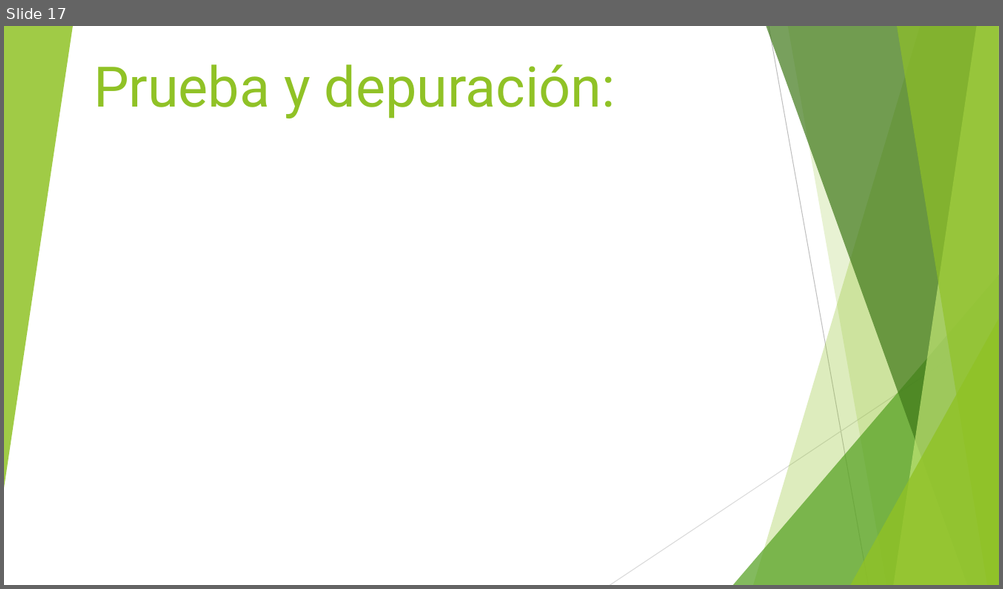
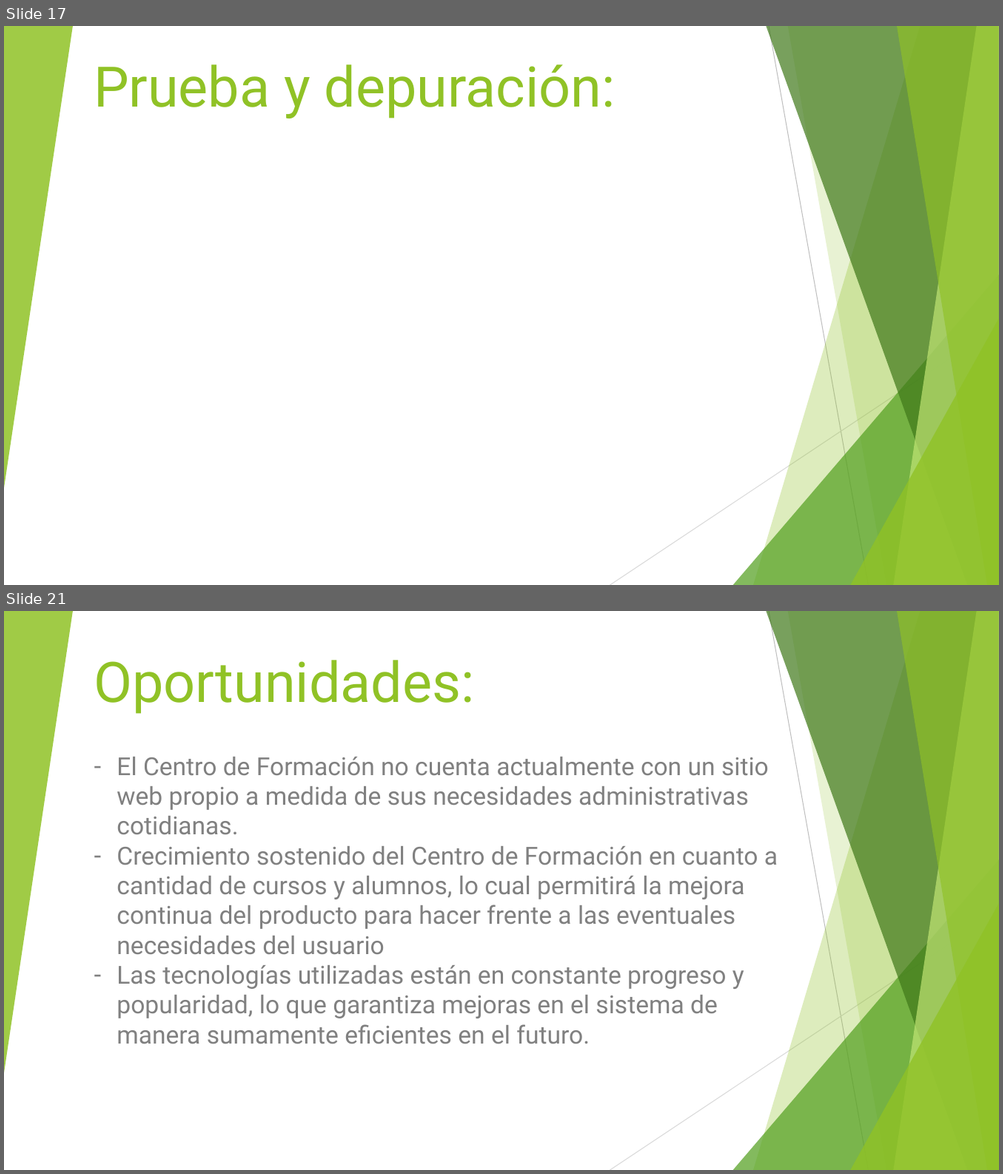
Before and after one commit to mariela21180/institucional-cfp, a slide deck: - Presentacion/Filminas.pptx. Shown one above the other, each under a label of ours: slide 17 before the commit, slides 17 and 21 after it; the slides between them are not shown. The pictures are 1003x589 and 1003x1174 pixels, drawn with LibreOffice and Linux fonts; fonts in the diff are those of the drawing. Boxes give left, top, right and bottom in pixels: in the first picture for what was removed or moved away, otherwise in the second. Text is boxed around its words. In the diff, an @@ line names an element or a change of style, - is before the commit and + after.

```diff
--- a/- Presentacion/Filminas.pptx
+++ b/- Presentacion/Filminas.pptx
@@ slide 21 added at (4,611,999,1170), background #FFFFFF; not listed: 10 template elements that a slide beside it also shows @@
@@ title added at (94,660,475,714), 54 pt, text #90C226 @@
+Oportunidades:
@@ text added at (116,757,777,1044), 24 pt, text #808080 @@
+– El Centro de Formación no cuenta actualmente con un sitio web propio a medida de sus necesidades administrativas cotidianas.
+– Crecimiento sostenido del Centro de Formación en cuanto a cantidad de cursos y alumnos, lo cual permitirá la mejora continua del producto para hacer frente a las eventuales necesidades del usuario
+– Las tecnologías utilizadas están en constante progreso y popularidad, lo que garantiza mejoras en el sistema de manera sumamente eficientes en el futuro.
```
Also in this commit, not shown: 3 slides changed, 1 other slide added, 2 slides removed.
